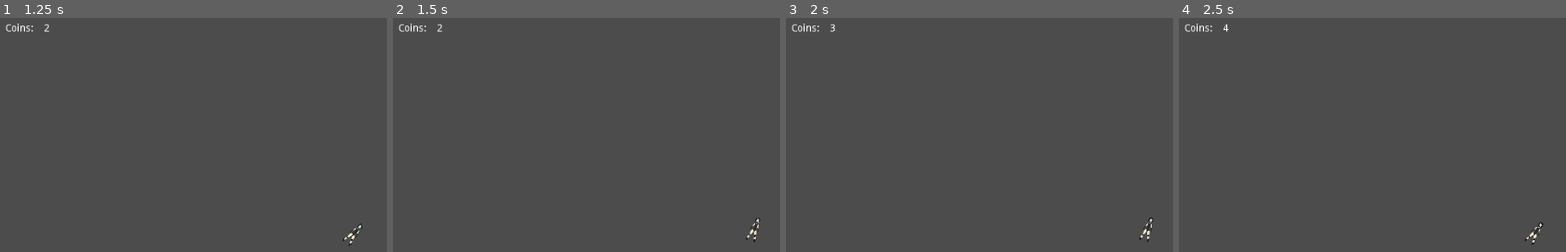
Above: before the commit, frames 1-4 (left to right).
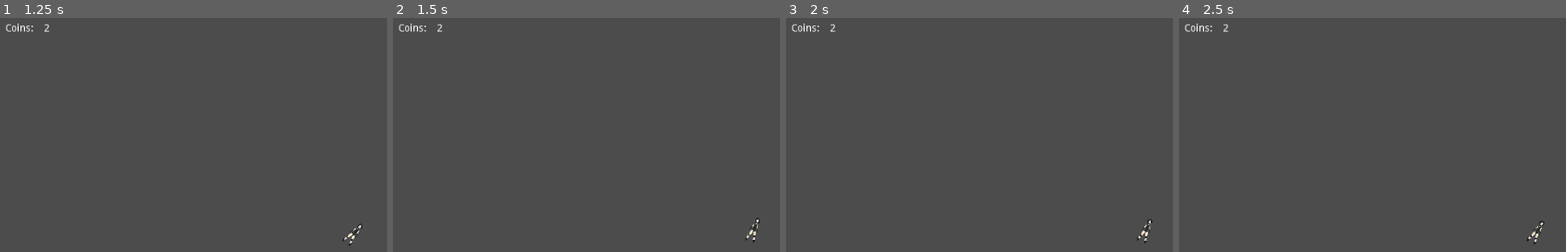
Above: after the commit, the same moments.

Repository: Haxeil/GGJ
Game: Godot game, scene res://Worlds/World.tscn
Same seed, same stepped clock (60 frames per second), same inputs: the game is played once before the commit and once after it.
Inputs:
- Up to frame 1 (1.25 s): tap Enter at 0.5 s; tap Space (jump) at 0.6, 0.77, 1.07 s
- Up to frame 2 (1.5 s): tap Space (jump) at 1.25, 1.35 s
- Up to frame 3 (2 s): tap Space (jump) at 1.52, 1.82 s
- Up to frame 4 (2.5 s): tap Enter at 2 s; tap Space (jump) at 2.1 s

Frame 1 is identical in both runs. In frame 2, less than 0.1% of the frame differs, in the area x 91-95%, y 85-96%; in frame 3, 0.2%; in frame 4, 0.2%, in the area x 11-95%, y 2-97%.

Commit message:
adjusted ground detection

Diff:
--- a/Player/Player.gd
+++ b/Player/Player.gd
@@ -4,7 +4,7 @@
 var gravity = 12
 var speed = 300
 var velocity = Vector2.ZERO
-onready var ground_ray = $Ray
+onready var ground_ray = $GroundDetection/Ray00
 onready var ray_vector = ground_ray.cast_to
 export var jump_power = 300
 var was_on_ground = false
@@ -41,10 +41,10 @@
 
 	was_on_ground = on_ground
 	move_and_slide(velocity, ray_vector)
-	on_ground = ground_ray.is_colliding()
+	on_ground = check_ground_collision()
 
 func adjust_movement():
-	if ground_ray.is_colliding():
+	if on_ground:
 		var normal_vec = ground_ray.get_collision_normal()
 		var adjustment_angle = -normal_vec.angle_to(-ray_vector)
 		if abs(adjustment_angle) >= deg2rad(80): return
@@ -54,24 +54,26 @@
 
 func jump():
 	if Input.is_action_just_pressed("jump") and on_ground:
-		$Ray.enabled = false
+		for ray in $GroundDetection.get_children():
+			ray.enabled = false
 		$JumpTime.start()
 		on_ground = false
 		velocity += jump_vector * -jump_power
 
 
-func set_veloity_length():
-	if velocity.length() < speed:
-		velocity = velocity.normalized() * speed
+
+func _on_JumpTime_timeout():
+	for ray in $GroundDetection.get_children():
+		ray.enabled = true
 
 
+func check_ground_collision() -> bool:
 
+	for ray in $GroundDetection.get_children():
+		if ray.is_colliding():
+			return true
 
-func _on_JumpTime_timeout():
-	$Ray.enabled = true
-
-
-
+	return false
 
 func adjust_rotation_when_flying(dt):
 	if rotation < velocity.angle_to(gravity_vector):
--- a/Player/Player.tscn
+++ b/Player/Player.tscn
@@ -12,15 +12,10 @@
 [node name="CollisionShape2D" type="CollisionShape2D" parent="."]
 shape = SubResource( 1 )
 
-[node name="Ray" type="RayCast2D" parent="."]
-position = Vector2( 0, 17 )
-enabled = true
-cast_to = Vector2( 0, 5 )
-
 [node name="player" parent="." instance=ExtResource( 2 )]
 
 [node name="JumpTime" type="Timer" parent="."]
-wait_time = 0.1
+wait_time = 0.05
 one_shot = true
 
 [node name="DetectionArea" type="Area2D" parent="."]
@@ -30,5 +25,24 @@
 [node name="DetectionArea" type="CollisionShape2D" parent="DetectionArea"]
 shape = SubResource( 1 )
 
+[node name="GroundDetection" type="Node2D" parent="."]
+
+[node name="Ray00" type="RayCast2D" parent="GroundDetection"]
+position = Vector2( 0, 17 )
+enabled = true
+cast_to = Vector2( 0, 5 )
+
+[node name="Ray01" type="RayCast2D" parent="GroundDetection"]
+position = Vector2( 5, 14 )
+rotation = -0.261799
+enabled = true
+cast_to = Vector2( 0, 5 )
+
+[node name="Ray02" type="RayCast2D" parent="GroundDetection"]
+position = Vector2( -5, 14 )
+rotation = 0.261799
+enabled = true
+cast_to = Vector2( 0, 5 )
+
 [connection signal="timeout" from="JumpTime" to="." method="_on_JumpTime_timeout"]
 [connection signal="area_entered" from="DetectionArea" to="." method="_on_Area2D_area_entered"]
